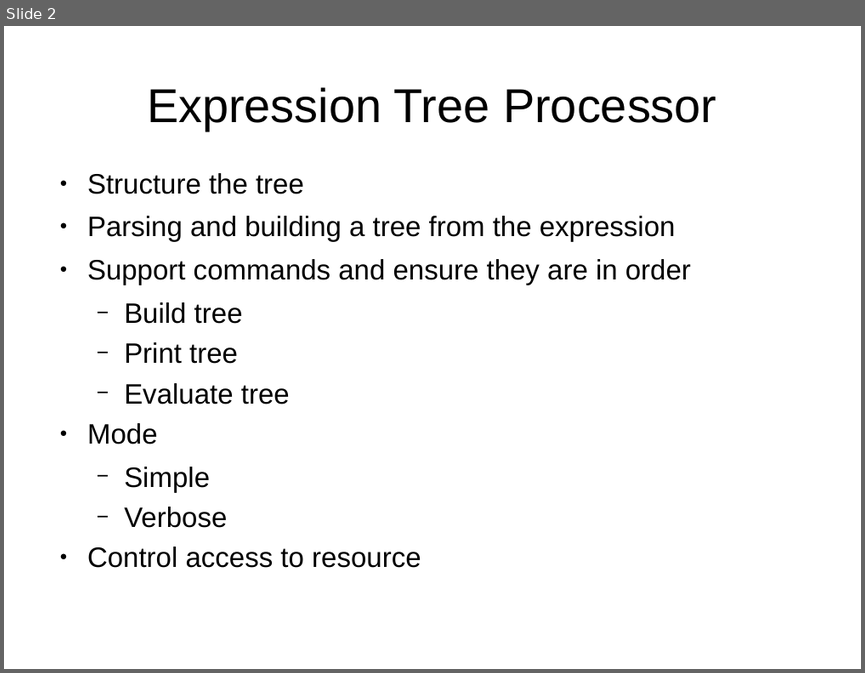
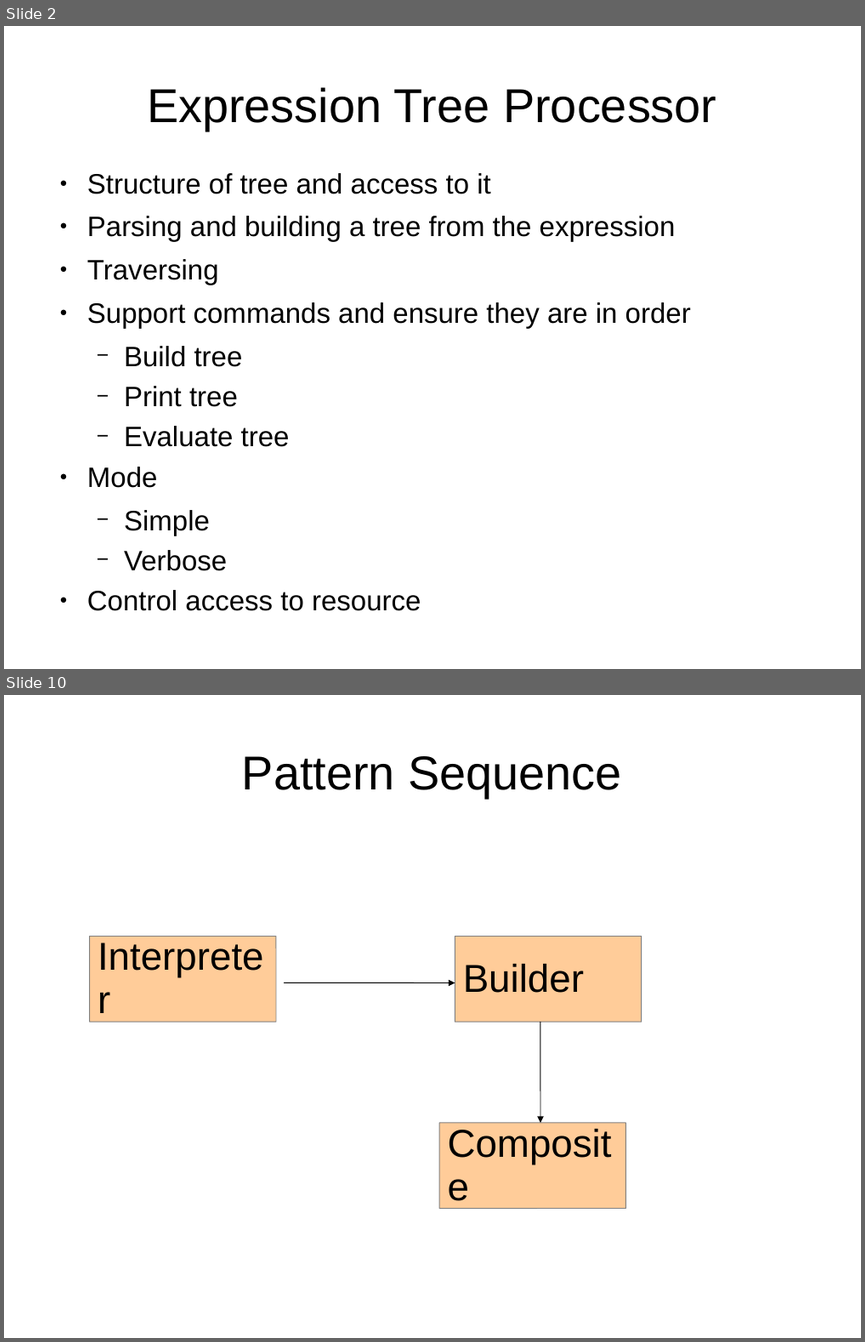
Before and after one commit to bpcrao/purnacode, a slide deck: ppts/Design Patterns by Example.ppt. Shown one above the other, each under a label of ours: slide 2 before the commit, slides 2 and 10 after it; the slides between them are not shown. The pictures are 865x673 and 865x1342 pixels, drawn with LibreOffice and Linux fonts; fonts in the diff are those of the drawing. Boxes give left, top, right and bottom in pixels: in the first picture for what was removed or moved away, otherwise in the second. Text is boxed around its words. In the diff, an @@ line names an element or a change of style, - is before the commit and + after.

```diff
--- a/ppts/Design Patterns by Example.ppt
+++ b/ppts/Design Patterns by Example.ppt
@@ slide 10 added at (4,695,861,1338), background #FFFFFF @@
@@ title added at (242,756,622,798), 44 pt, text #000000 @@
+Pattern Sequence
@@ rounded rectangle added at (90,936,276,1021), fill #FFCC99, outline #808080 0.71 pt, 36 pt, text #000000 @@
+Interpreter
@@ rounded rectangle added at (455,936,642,1021), fill #FFCC99, outline #808080 0.71 pt, 36 pt, text #000000 @@
+Builder
@@ arrow added from (284, 982) to (455, 982), #000000 0.71 pt @@
@@ arrow added from (540, 1021) to (540, 1123), #000000 0.71 pt @@
@@ rounded rectangle added at (439,1123,626,1208), fill #FFCC99, outline #808080 0.71 pt, 36 pt, text #000000 @@
+Composite
@@ slide 2 changed as well @@
@@ text at (87,173,490,194): text changed @@
-● Structure the tree
+● Structure of tree and access to it
@@ text at (87,259,219,285): paragraph added @@
+● Traversing
```
Also in this commit, not shown: 1 other slide changed, 14 other slides added, 1 slide removed, 10 other files.
